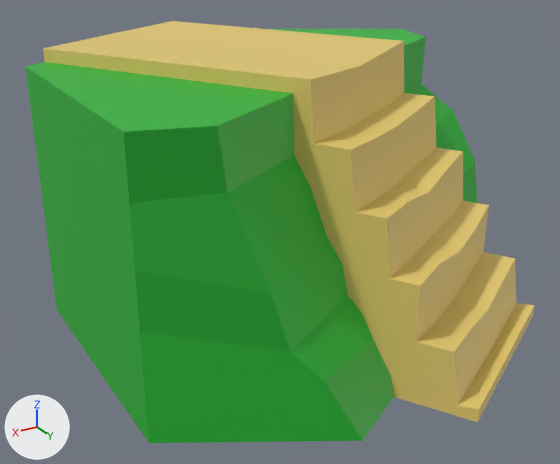
A saved change to the glTF model book_of_tiles_godot/models/blockouts/module-corner_land_cliff_big_stairs.glb.
One viewpoint serves both versions: a 50 mm lens placed at (0.764, 1.198, 0.779), pointed at (0.045, 0.0, 0.18). The axes (+X, +Y, +Z) are drawn at lower left. The lights are the same throughout. The older version comes first.

Names of what the first picture shows: 'module-corner_land_cliff_big_stairs'.
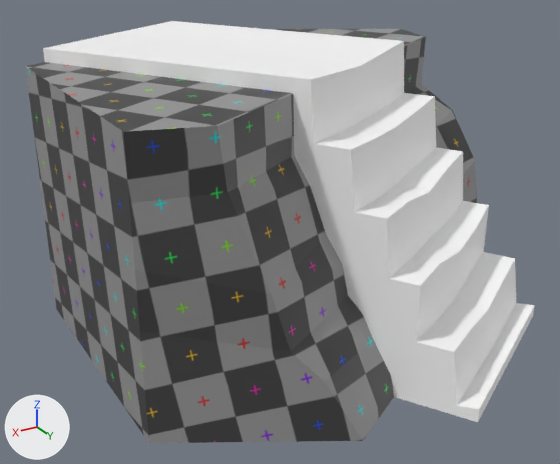
What the commit changed:
Picture 'Untitled' (img_untitled) is new.
In material 'MAT_LAND' (mat_mat_land), base_color is no longer (0.0181, 0.461, 0.033), green #25b533.
In material 'MAT_LAND' (mat_mat_land), texture is now set to img_untitled.
Material 'MAT_PATH' (mat_mat_path) changes colour from yellow #e7cc71 to white #ffffff; in linear values from (0.8, 0.601, 0.166) to (1.0, 1.0, 1.0).

Changed parts and their boxes (x1, y1, x2, y2) in the pictures (560 x 464 px):
'module-corner_land_cliff_big_stairs', surface changed, recoloured: (25, 21, 535, 443) in both
